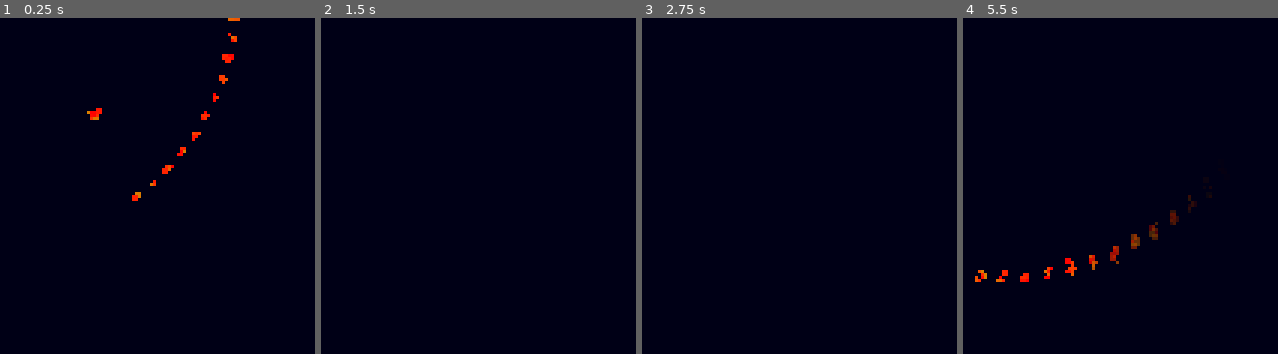
Above: before the commit, frames 1-4 (left to right).
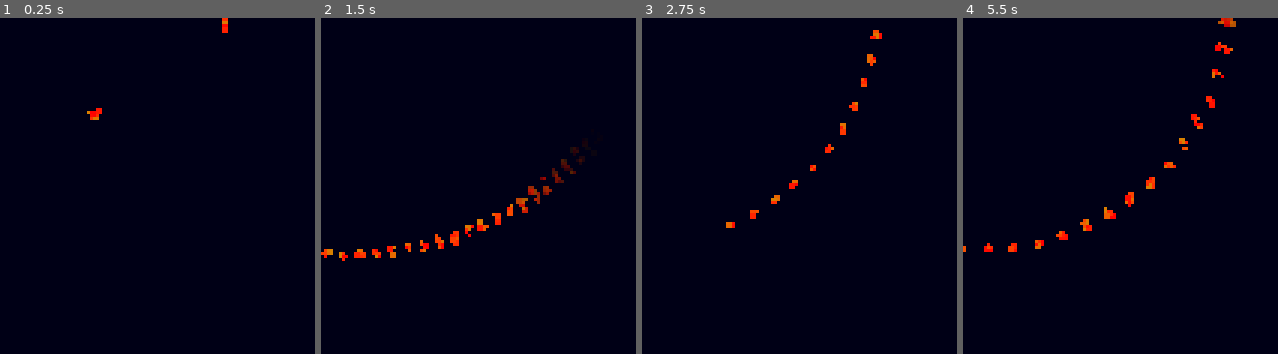
Above: after the commit, the same moments.

Repository: hinek/fireworks2020
Game: Godot game, scene res://fireworks/Wheel.tscn
Same seed, same stepped clock (60 frames per second), same inputs: the game is played once before the commit and once after it. This scene is started directly instead of the project's main scene.
Inputs:
- Up to frame 1 (0.25 s): no input
- Up to frame 2 (1.5 s): no input
- Up to frame 3 (2.75 s): tap Enter at 2 s
- Up to frame 4 (5.5 s): tap Space at 2.75, 4.25 s; tap Enter at 3.5, 5 s

The runs differ from the first frame. In frame 1, 0.6% of the frame differs, in the area x 41-77%, y 0-55%; in frame 2, 1.5%; in frame 3, 0.6%; in frame 4, 2.2%, in the area x 0-87%, y 0-79%.
Error before the commit: Invalid get index 'screen_height' (on base: 'Viewport'). (res://fireworks/Wheel.gd:32)
Error after the commit: Invalid get index 'screen_height' (on base: 'Viewport'). (res://fireworks/Wheel.gd:34)

Commit message:
improved wheel with sound

Diff:
--- a/game/fireworks/Cluster.gd
+++ b/game/fireworks/Cluster.gd
@@ -1,7 +1,7 @@
 extends Node2D
 
 
-export var color_set = -1 # -1 == random
+export var color_set = -1         # -1 == random
 export var lifetime_seconds = 2
 
 
--- a/game/fireworks/Wheel.gd
+++ b/game/fireworks/Wheel.gd
@@ -5,9 +5,12 @@
 export var color_set = -1          # -1 == random
 export var booster_count = 2       # 2 .. 10
 export var radius_percent = 0.8    # 0.2 = min radius / 1.0 = max radius
+export var lifetime_seconds = 7
 
 
 var angle = 0
+var speed = 0
+var phase = 1
 
 
 onready var offset = 2 * PI / booster_count
@@ -21,13 +24,12 @@
 		color_set = clamp(int(value), 0, 5)
 	elif name == "count":
 		booster_count = clamp(int(value), 2, 10)
-	#elif name == "lifetime":
-		#lifetime_seconds = clamp(float(value), 1.0, 86400)
+	elif name == "lifetime":
+		lifetime_seconds = clamp(float(value), 1.0, 86400)
 	elif name == "size":
 		radius_percent = clamp(float(value), 0.2, 1.0)
 
 
-# Called when the node enters the scene tree for the first time.
 func _ready():
 	position.y = get_parent().screen_height * height
 	for i in range(1, booster_count):
@@ -35,16 +37,22 @@
 		booster.name = "Booster%d" % i
 		add_child(booster)
 	configure_boosters()
+	$Timer.wait_time = lifetime_seconds
+	$Timer.start()
+	$AudioStreamPlayer.play()
 
 
-# Called every frame. 'delta' is the elapsed time since the previous frame.
 func _process(delta):
-	angle += delta * 4
+	if phase == 1 && speed < 5:
+		speed += delta * 2
+		$AudioStreamPlayer.volume_db = speed * 2 - 10
+	elif phase == 2 && $AudioStreamPlayer.volume_db > -80:
+		$AudioStreamPlayer.volume_db -= delta * 100
+
+	angle += delta * speed
 	if angle > 2 * PI:
 		angle -= 2 * PI
 	configure_boosters()
-	#$Booster0.position = Vector2(radius, 0).rotated(angle)
-	#$Booster0.direction = Vector2(0, -1).rotated(angle)
 
 
 func configure_boosters():
@@ -52,3 +60,15 @@
 		var booster = get_node("Booster%d" % i)
 		booster.position = Vector2(radius, 0).rotated(angle + i * offset)
 		booster.direction = Vector2(0, -1).rotated(angle + i * offset)
+
+
+func _on_Timer_timeout():
+	if phase == 1:
+		for i in range(0, booster_count):
+			var booster = get_node("Booster%d" % i)
+			booster.emitting = false
+		phase = 2
+		$Timer.wait_time = 1
+		$Timer.start()
+	elif phase == 2:
+		queue_free()
--- a/game/fireworks/Wheel.tscn
+++ b/game/fireworks/Wheel.tscn
@@ -1,7 +1,8 @@
-[gd_scene load_steps=3 format=2]
+[gd_scene load_steps=4 format=2]
 
 [ext_resource path="res://colors/0.tres" type="Gradient" id=1]
 [ext_resource path="res://fireworks/Wheel.gd" type="Script" id=2]
+[ext_resource path="res://sfx/firework_sparkler.wav" type="AudioStream" id=3]
 
 [node name="Wheel" type="Node2D"]
 script = ExtResource( 2 )
@@ -22,3 +23,11 @@
 __meta__ = {
 "_editor_description_": ""
 }
+
+[node name="Timer" type="Timer" parent="."]
+one_shot = true
+
+[node name="AudioStreamPlayer" type="AudioStreamPlayer" parent="."]
+stream = ExtResource( 3 )
+volume_db = -10.0
+[connection signal="timeout" from="Timer" to="." method="_on_Timer_timeout"]
